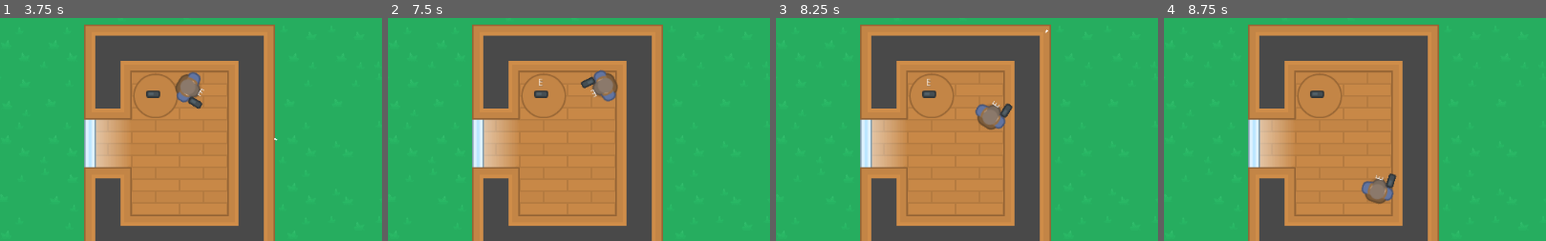
Above: before the commit, frames 1-4 (left to right).
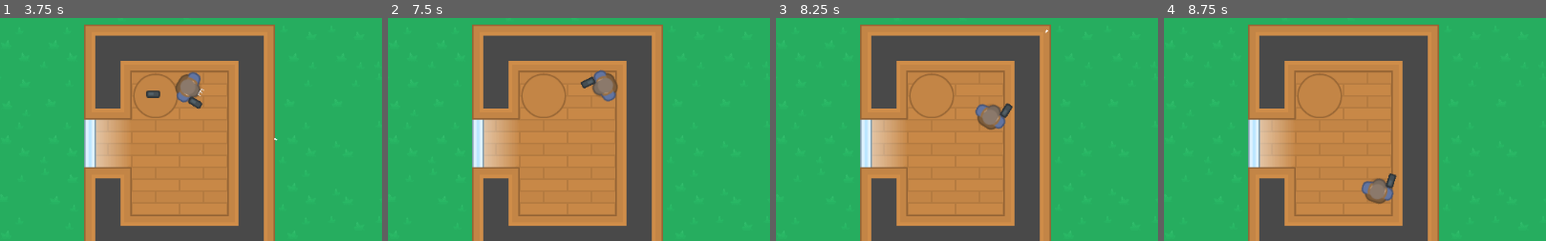
Above: after the commit, the same moments.

Repository: BrunoM24/Top-Down-Simple-Game
Game: Godot game, scene res://src/World.tscn
Two runs of this game, one before a commit and one after it. Both use one fixed random seed, a clock stepped at 60 frames per second and the inputs below.
Inputs (mouse positions are % of the whole screen's width and height, from its top left):
- Up to frame 1 (3.75 s): tap Enter at 0.5, 2 s; move the mouse to (72, 45) at 0.52 s; hold D (move_right) 0.53-1.28 s; hold E (interact) 0.53-1.28 s; tap Space at 1.25, 2.75 s; move the mouse to (30, 55) at 1.27 s; hold S (move_down) 1.28-2.03 s; click (30, 55) at 1.35 s; move the mouse to (60, 28) at 2.02 s; hold D (move_right) 2.03-2.78 s; hold Right mouse button (right_trigger) 2.03-2.78 s; move the mouse to (45, 70) at 2.77 s; hold W (move_up) 2.78-3.53 s; tap E (interact) at 2.85 s; move the mouse to (80, 65) at 3.52 s; press the mouse at (80, 65) at 3.53 s; hold A (move_left) from 3.53 s (still down)
- Up to frame 2 (7.5 s): tap Enter at 4.25 s; move the mouse to (20, 35) at 4.27 s; release the mouse at (20, 35) at 4.28 s; right-click (20, 35) at 4.35 s; tap Space at 5 s; move the mouse to (55, 50) at 5.02 s; release A (move_left) at 5.03 s; hold S (move_down) 5.03-5.78 s; hold E (interact) 5.03-5.78 s; move the mouse to (35, 25) at 5.77 s; hold D (move_right) 5.78-6.53 s; click (35, 25) at 5.85 s; move the mouse to (72, 45) at 6.52 s; hold W (move_up) 6.53-7.28 s; hold Right mouse button (right_trigger) 6.53-7.28 s; move the mouse to (30, 55) at 7.27 s; hold D (move_right) from 7.28 s (still down); tap E (interact) at 7.35 s
- Up to frame 3 (8.25 s): move the mouse to (60, 28) at 8.02 s; release D (move_right) at 8.03 s; press the mouse at (60, 28) at 8.03 s; hold S (move_down) from 8.03 s (still down)
- Up to frame 4 (8.75 s): keep holding S (move_down)
The pictures show only the part of the screen within x 26-76%, y 20-70%; the shares and areas given below are measured in that part.

Frame 1 is identical in both runs. In frame 2, 0.2% of the frame differs, in the area x 38-55%, y 27-36%; in frame 3, 0.2%, in the area x 38-62%, y 27-45%; in frame 4, 0.2%.

Commit message:
Player - Added the Logic to pickup Items

Diff:
--- a/src/player/Player.gd
+++ b/src/player/Player.gd
@@ -53,6 +53,11 @@
 func _interact() -> void:
 	if pickableObject:
 		print("pickup item")
+		gun = pickableObject
+		gun.get_parent().remove_child(gun)
+		$RightHand.add_child(gun)
+		gun.position = Vector2.ZERO
+		gun.equiped = true
 
 
 func _on_PickableArea_area_entered(area: Area2D) -> void:
